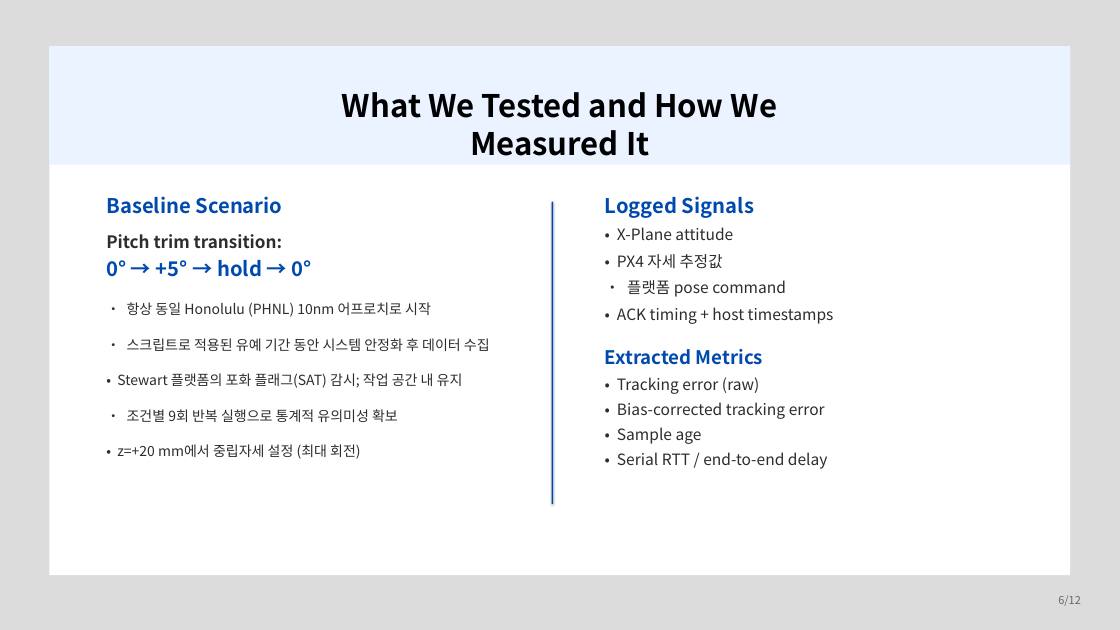
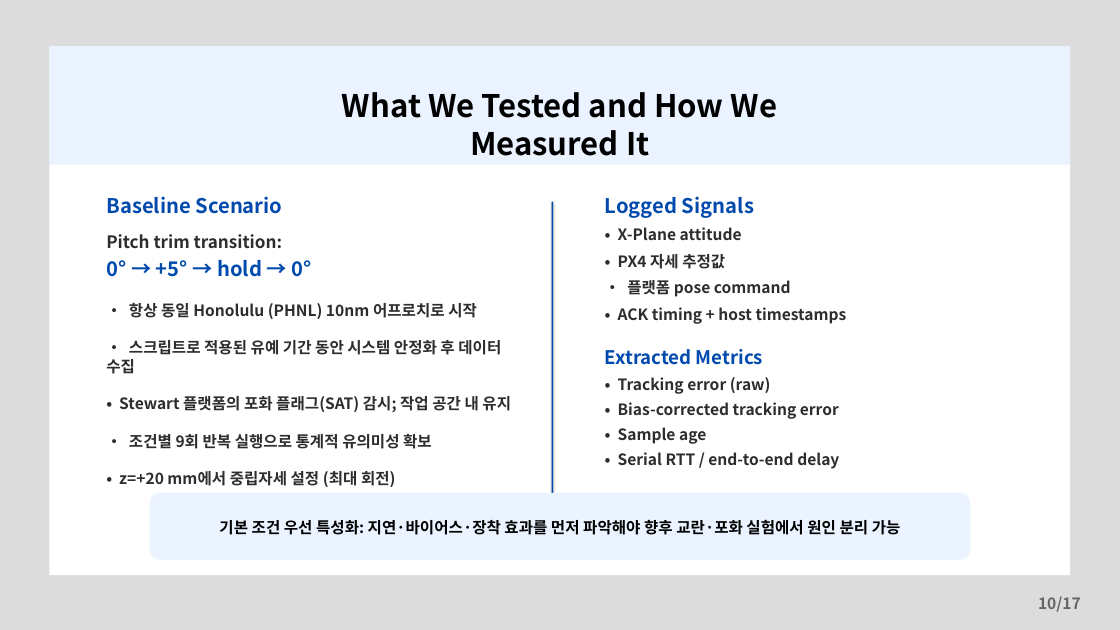
Before and after one commit to banana99ou/Stewart-Platform, a slide deck: slide 10 of presentation/KSAS_Spring2026_Presentation.pptx (slide 6 before the commit). Drawn at 1120x630 pixels with LibreOffice and Linux fonts; fonts in the diff are those of the drawing. Boxes give left, top, right and bottom in pixels: in the first picture for what was removed or moved away, otherwise in the second. Text is boxed around its words. In the diff, an @@ line names an element or a change of style, - is before the commit and + after.

```diff
--- a/presentation/KSAS_Spring2026_Presentation.pptx
+++ b/presentation/KSAS_Spring2026_Presentation.pptx
@@ text at [618, 227, 847, 469]: bold on in "• X-Plane attitude", "• PX4 자세 추정값", "• 플랫폼 pose command", "• ACK timing + host timestamps" and 4 more places @@
@@ text at [106, 303, 511, 487]: size 18 to 20 pt, bold on in "• 항상 동일 Honolulu (PHNL) 10nm 어프로치로 ...", "• 스크립트로 적용된 유예 기간 동안 시스템 ...", "• Stewart 플랫폼의 포화 플래그(SAT) 감시; 작업 ...", "• 조건별 9회 반복 실행으로 통계적 유의미성 ..." and 1 more places @@
@@ rounded rectangle added at [150, 493, 970, 560], fill #EAF3FF @@
@@ text added at [219, 520, 901, 535], 20 pt, text #000000, bold @@
+기본 조건 우선 특성화: 지연·바이어스·장착 효과를 먼저 파악해야 향후 교란·포화 실험에서 원인 분리 가능
@@ text at [1038, 596, 1081, 612]: text changed; size 14 to 20 pt; bold on @@
-6/12
+10/17
```
Also in this commit, not shown: 9 other slides changed, 7 slides added, 2 slides removed, 1 other file.
